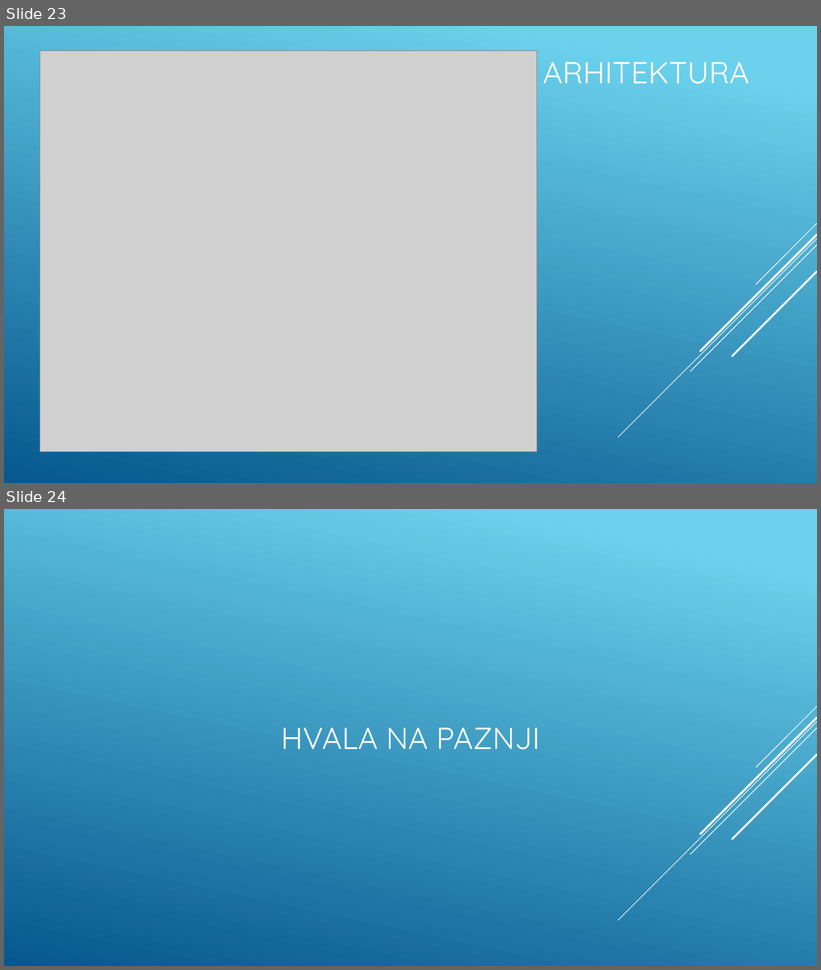
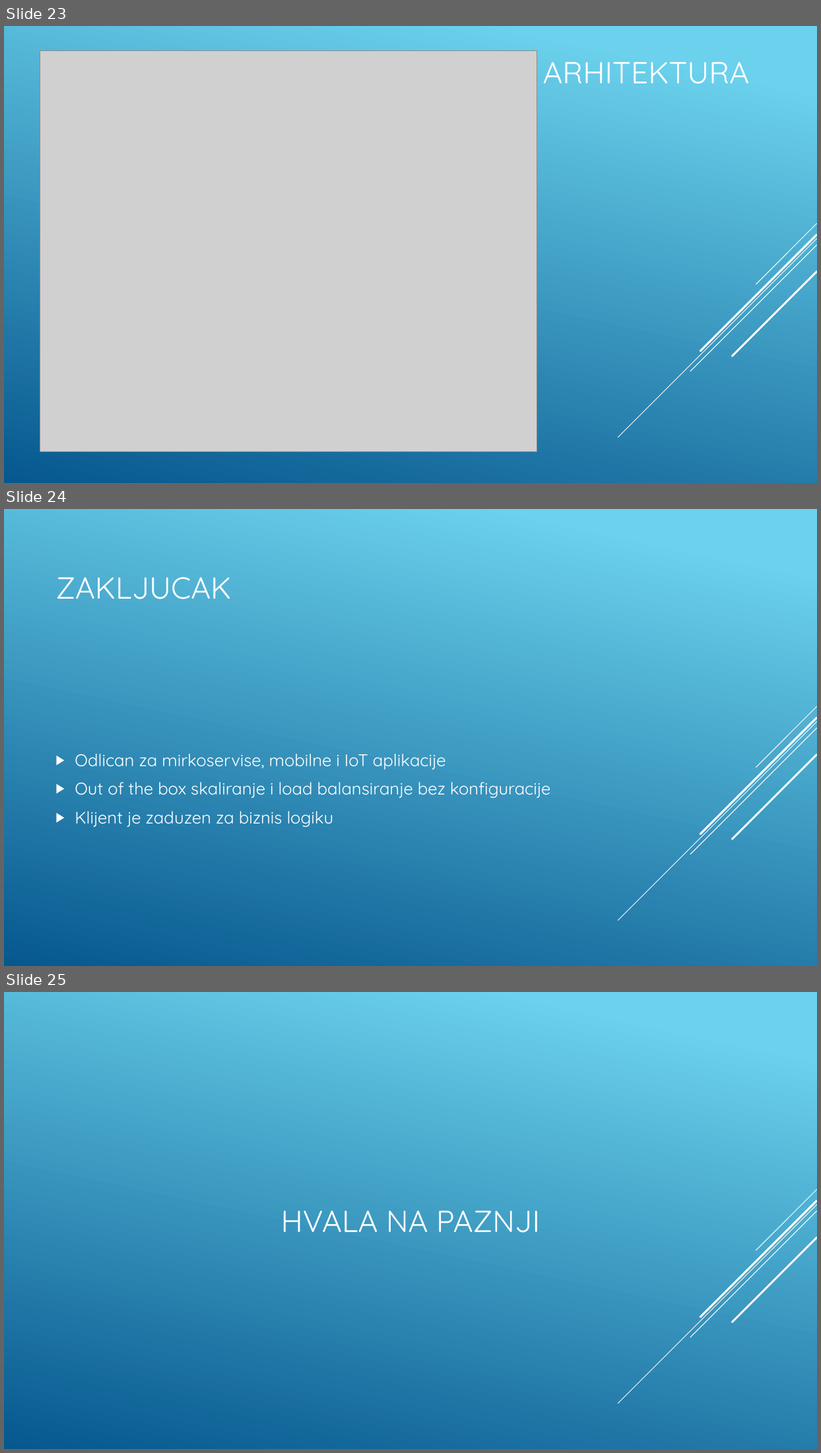
Before and after one commit to TeaMitic/SOA, a slide deck: OpenWhisk Presentation/OpenWhisk.pptx. Shown one above the other, each under a label of ours: slides 23 and 24 before the commit, slides 23, 24 and 25 after it. The pictures are 821x970 and 821x1453 pixels, drawn with LibreOffice and Linux fonts; fonts in the diff are those of the drawing; grey boxes stand for pictures. Boxes give left, top, right and bottom in pixels: in the first picture for what was removed or moved away, otherwise in the second. Text is boxed around its words. In the diff, an @@ line names an element or a change of style, - is before the commit and + after.

Commit message:
Updated OpenWhisk presentation
Added Summary slide

```diff
--- a/OpenWhisk Presentation/OpenWhisk.pptx
+++ b/OpenWhisk Presentation/OpenWhisk.pptx
@@ slide 24 added at bbox=[4, 509, 817, 966], background gradient #6ED2EB to #06588E; not listed: 5 template elements that a slide beside it also shows @@
@@ title added at bbox=[55, 577, 231, 599], 36 pt, text #FFFFFF @@
+ZAKLJUCAK
@@ text added at bbox=[75, 754, 551, 827], 20 pt, text #FFFFFF @@
+▶ Odlican za mirkoservise, mobilne i IoT aplikacije
+▶ Out of the box skaliranje i load balansiranje bez konfiguracije
+▶ Klijent je zaduzen za biznis logiku
@@ what was slide 24 is now slide 25 @@
```
